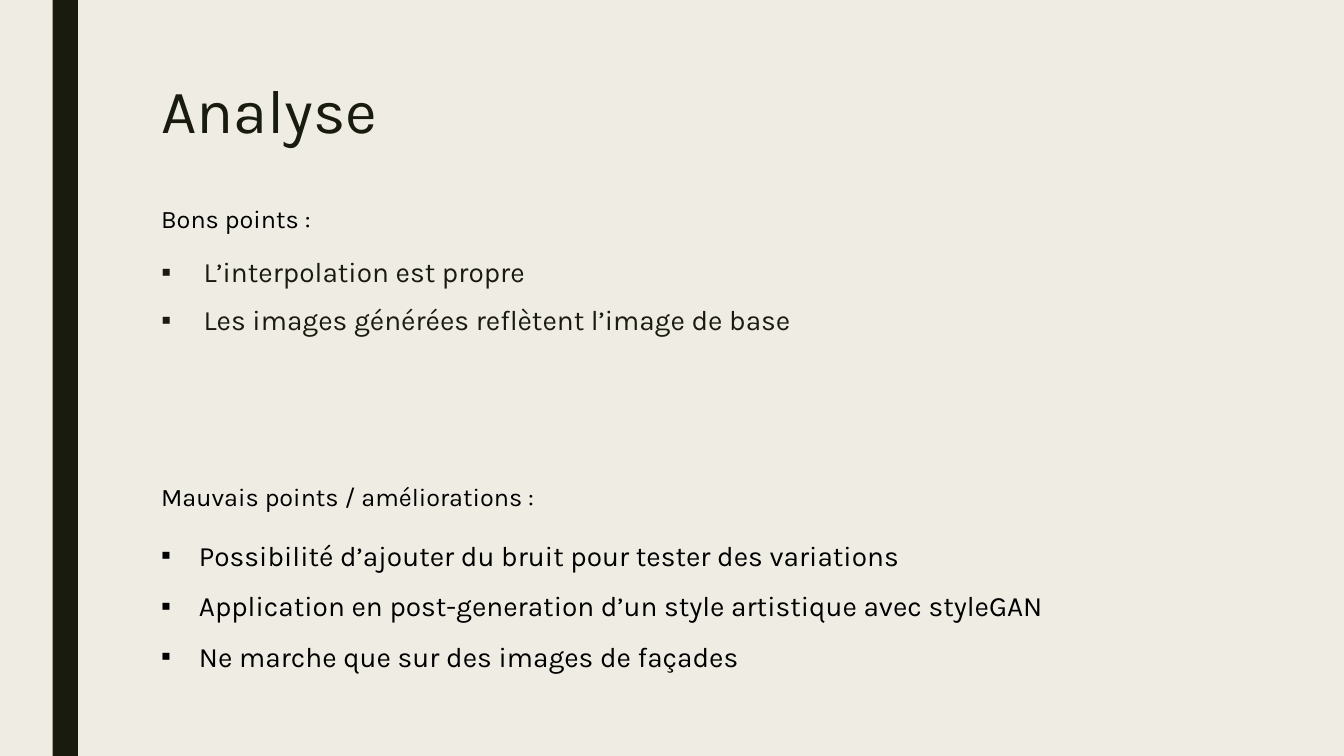
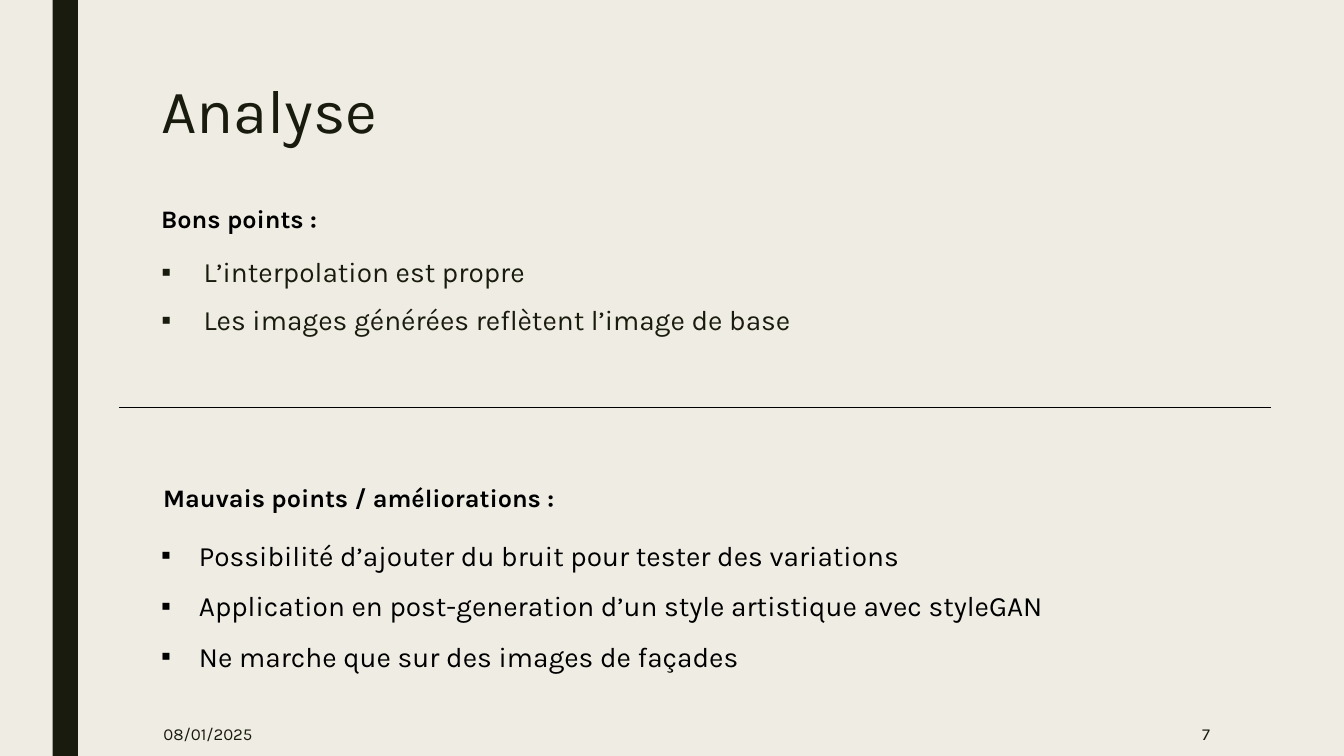
Before and after one commit to MathieuSuchet/5ANIM, a slide deck: slide 7 of 5ANIM – Animations numériques.pptx. Drawn at 1344x756 pixels with LibreOffice and Linux fonts; fonts in the diff are those of the drawing. Boxes give left, top, right and bottom in pixels: in the first picture for what was removed or moved away, otherwise in the second. Text is boxed around its words. In the diff, an @@ line names an element or a change of style, - is before the commit and + after.

```diff
--- a/5ANIM – Animations numériques.pptx
+++ b/5ANIM – Animations numériques.pptx
@@ text "Bons points :" at box(161, 210, 304, 234): bold on @@
@@ line added from (119, 407) to (1271, 407), #000000 0.5 pt @@
@@ text "Mauvais points / améliorations :" at box(163, 487, 541, 513): bold on @@
@@ text added at box(163, 727, 252, 741), 12 pt, text #191B0E @@
+08/01/2025
@@ page number added at box(1202, 729, 1210, 740), 12 pt, text #191B0E @@
+7
```
Also in this commit, not shown: 7 other slides changed, 5 other files.
